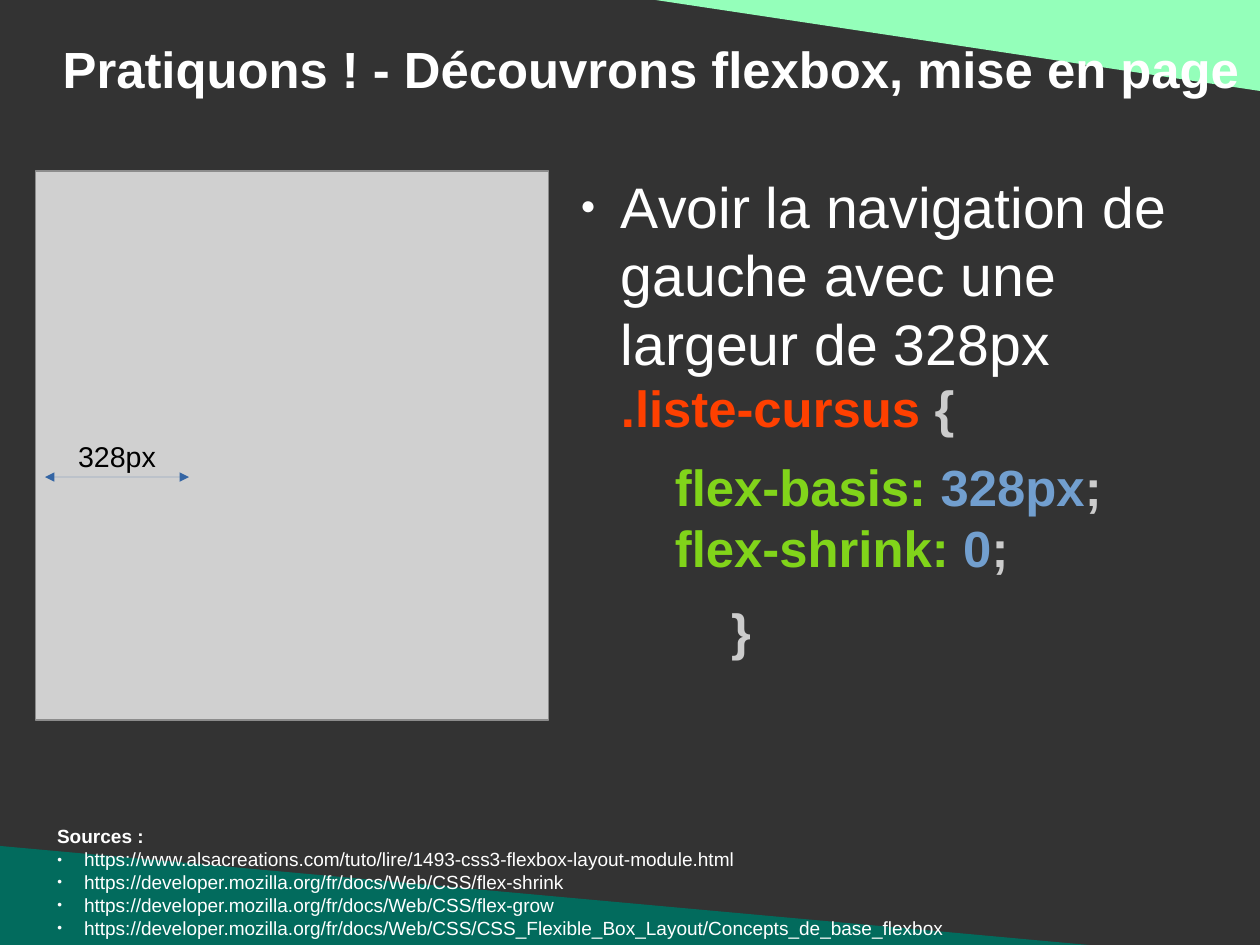
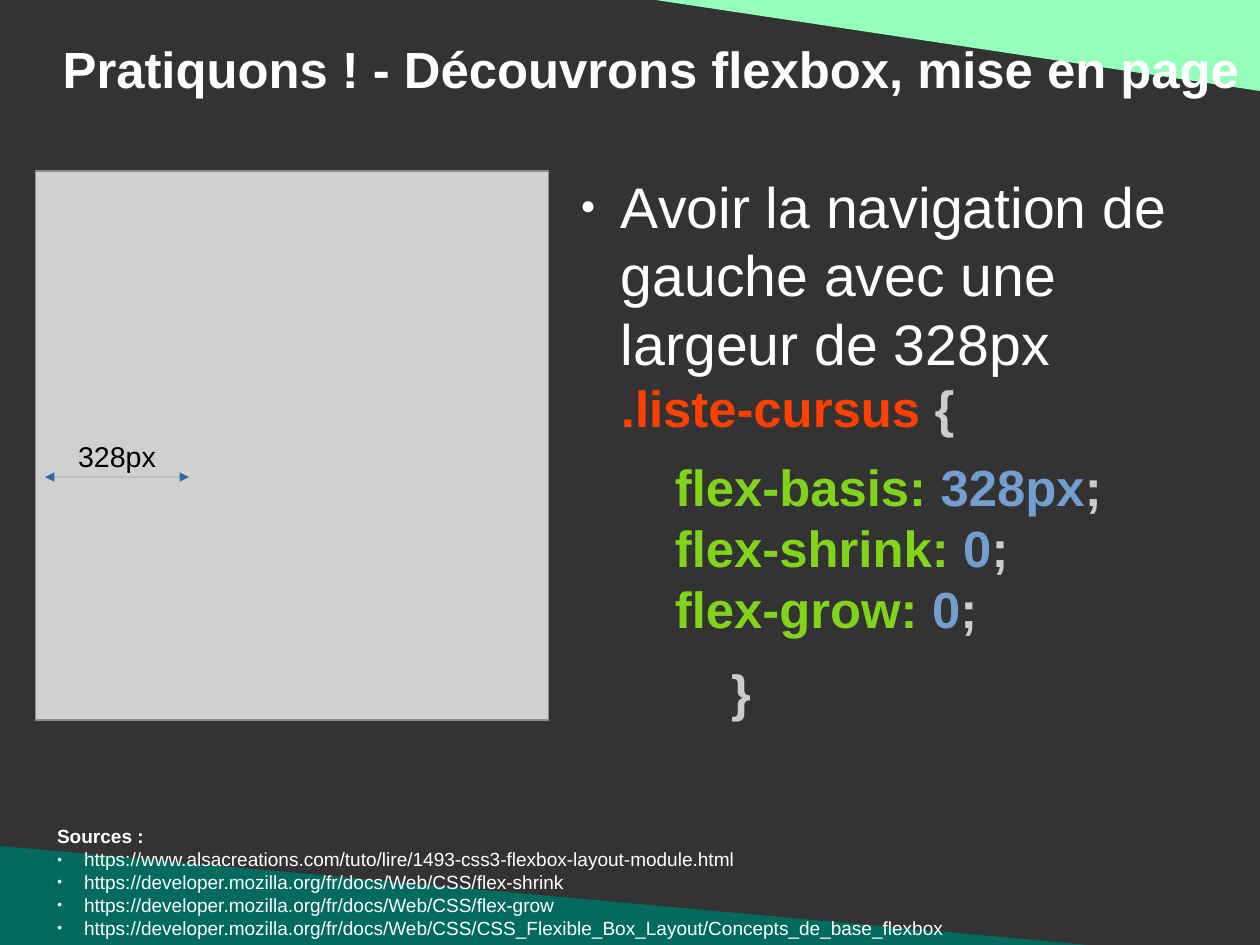
Before and after one commit to DanYellow/presentations, a slide deck: slide 111 of mmi/html/travaux-pratiques/numero-2/presentation.odp (slide 110 before the commit). Drawn at 1260x945 pixels with LibreOffice and Linux fonts; fonts in the diff are those of the drawing; grey boxes stand for pictures. Boxes give left, top, right and bottom in pixels: in the first picture for what was removed or moved away, otherwise in the second. Text is boxed around its words. In the diff, an @@ line names an element or a change of style, - is before the commit and + after.

Commit message:
Update TP#2 on mise en page code

```diff
--- a/mmi/html/travaux-pratiques/numero-2/presentation.odp
+++ b/mmi/html/travaux-pratiques/numero-2/presentation.odp
@@ text at (675,469,1102,638): text changed @@
-  flex-basis: 328px;
-  flex-shrink: 0;
+  flex-basis: 328px;
+  flex-shrink: 0;
+  flex-grow: 0;
```
Also in this commit, not shown: 3 other slides changed, 1 slide added, 2 other files.
